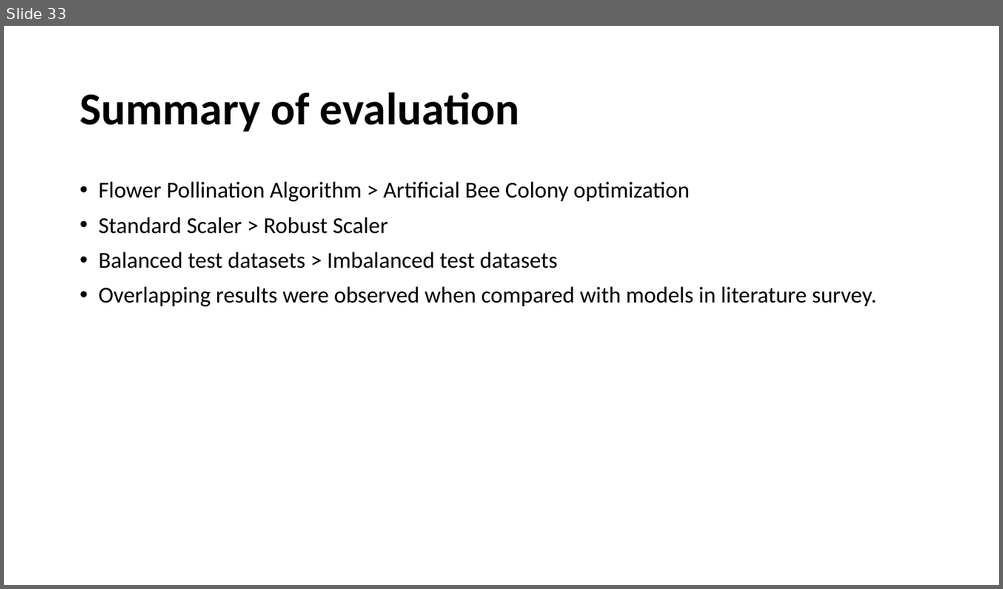
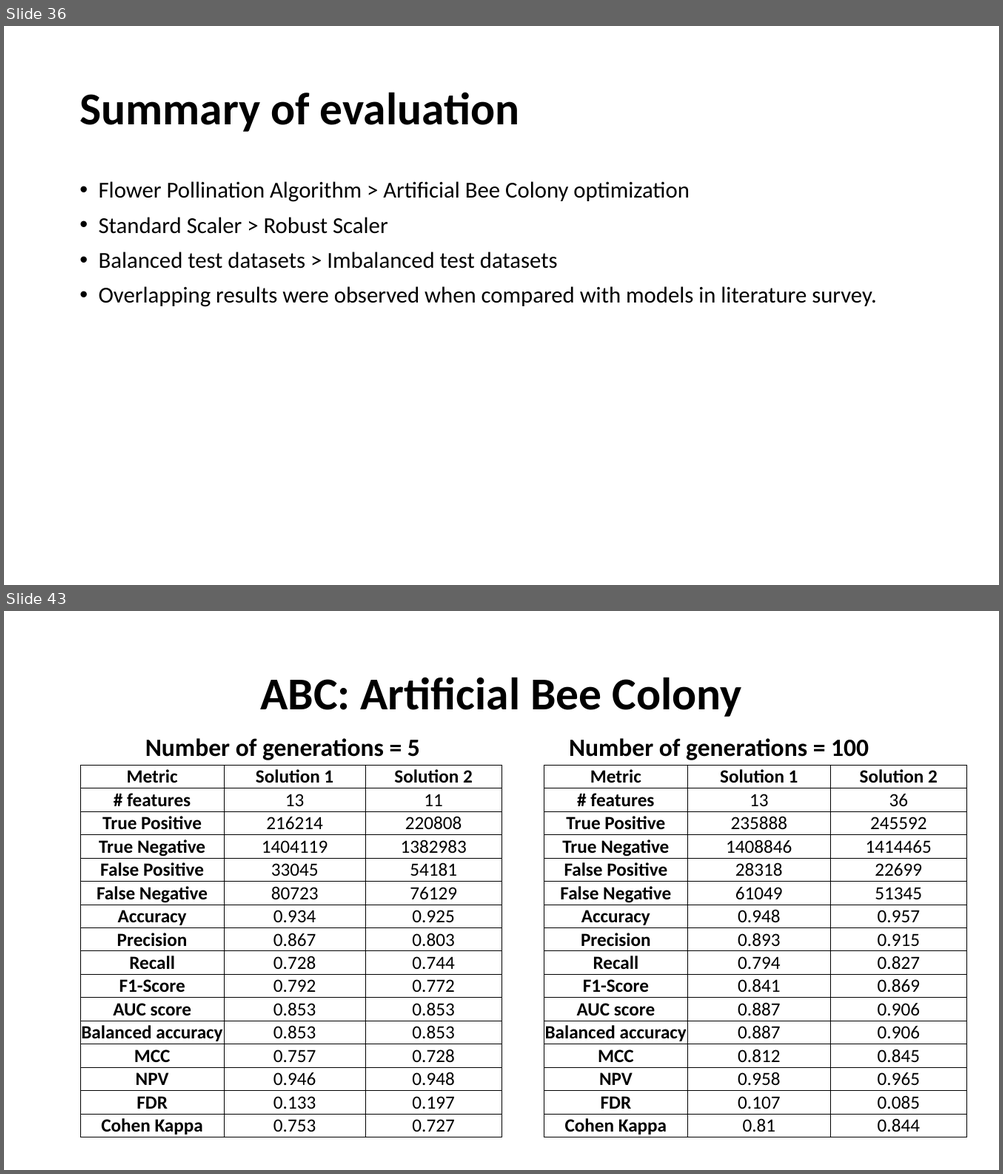
Before and after one commit to taruchit/BITS_dissertation, a slide deck: Documentation/Final_document/To Establish Baseline for Threat Detection.pptx. Shown one above the other, each under a label of ours: slide 33 before the commit, slides 36 and 43 after it; the slides between them are not shown. The pictures are 1003x589 and 1003x1174 pixels, drawn with LibreOffice and Linux fonts; fonts in the diff are those of the drawing. Boxes give left, top, right and bottom in pixels: in the first picture for what was removed or moved away, otherwise in the second. Text is boxed around its words. In the diff, an @@ line names an element or a change of style, - is before the commit and + after.

```diff
--- a/Documentation/Final_document/To Establish Baseline for Threat Detection.pptx
+++ b/Documentation/Final_document/To Establish Baseline for Threat Detection.pptx
@@ slide 43 added at (4,611,999,1170), background #FFFFFF @@
@@ title added at (260,677,742,717), 44 pt, text #000000, bold @@
+ABC: Artificial Bee Colony
@@ text added at (145,738,420,760), 24 pt, text #000000, bold @@
+Number of generations = 5
@@ text added at (569,738,868,760), 24 pt, text #000000, bold @@
+Number of generations = 100
@@ table added at (81,765,502,1138), 16 rows, 3 columns @@
+Metric | Solution 1 | Solution 2
+# features | 13 | 11
+True Positive | 216214 | 220808
+True Negative | 1404119 | 1382983
+False Positive | 33045 | 54181
+False Negative | 80723 | 76129
+Accuracy | 0.934 | 0.925
+Precision | 0.867 | 0.803
+Recall | 0.728 | 0.744
+F1-Score | 0.792 | 0.772
+AUC score | 0.853 | 0.853
+Balanced accuracy | 0.853 | 0.853
+MCC | 0.757 | 0.728
+NPV | 0.946 | 0.948
+FDR | 0.133 | 0.197
+Cohen Kappa | 0.753 | 0.727
@@ table added at (543,765,967,1138), 16 rows, 3 columns @@
+Metric | Solution 1 | Solution 2
+# features | 13 | 36
+True Positive | 235888 | 245592
+True Negative | 1408846 | 1414465
+False Positive | 28318 | 22699
+False Negative | 61049 | 51345
+Accuracy | 0.948 | 0.957
+Precision | 0.893 | 0.915
+Recall | 0.794 | 0.827
+F1-Score | 0.841 | 0.869
+AUC score | 0.887 | 0.906
+Balanced accuracy | 0.887 | 0.906
+MCC | 0.812 | 0.845
+NPV | 0.958 | 0.965
+FDR | 0.107 | 0.085
+Cohen Kappa | 0.81 | 0.844
@@ what was slide 33 is now slide 36 @@
```
Also in this commit, not shown: 6 slides changed, 44 other slides added.
